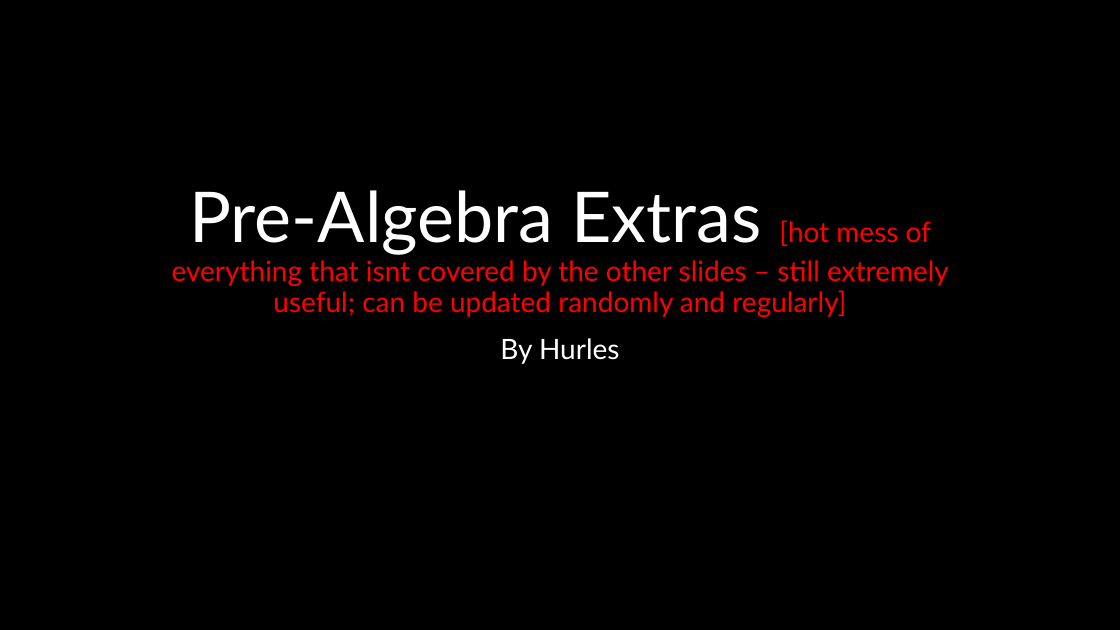
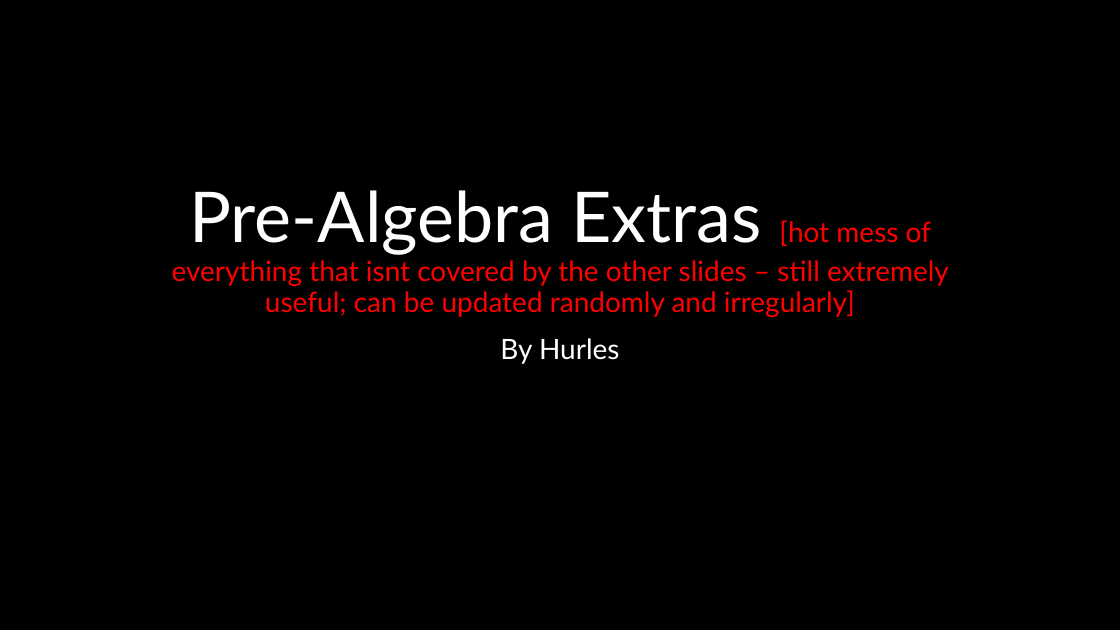
Before and after one commit to medemaka/hurlesmathsexplainedbadly, a slide deck: slide 1 of pre-algebra/pre-algebra-extras/Pre-algebra Extras.pptx. Drawn at 1120x630 pixels with LibreOffice and Linux fonts; fonts in the diff are those of the drawing. Boxes give left, top, right and bottom in pixels: in the first picture for what was removed or moved away, otherwise in the second. Text is boxed around its words. In the diff, an @@ line names an element or a change of style, - is before the commit and + after.

```diff
--- a/pre-algebra/pre-algebra-extras/Pre-algebra Extras.pptx
+++ b/pre-algebra/pre-algebra-extras/Pre-algebra Extras.pptx
@@ title at (172,190,949,317): text changed @@
-Pre-Algebra Extras [hot mess of everything that isnt covered by the other slides – still extremely useful; can be updated randomly and regularly]
+Pre-Algebra Extras [hot mess of everything that isnt covered by the other slides – still extremely useful; can be updated randomly and irregularly]
```
Also in this commit, not shown: 24 slides removed.
